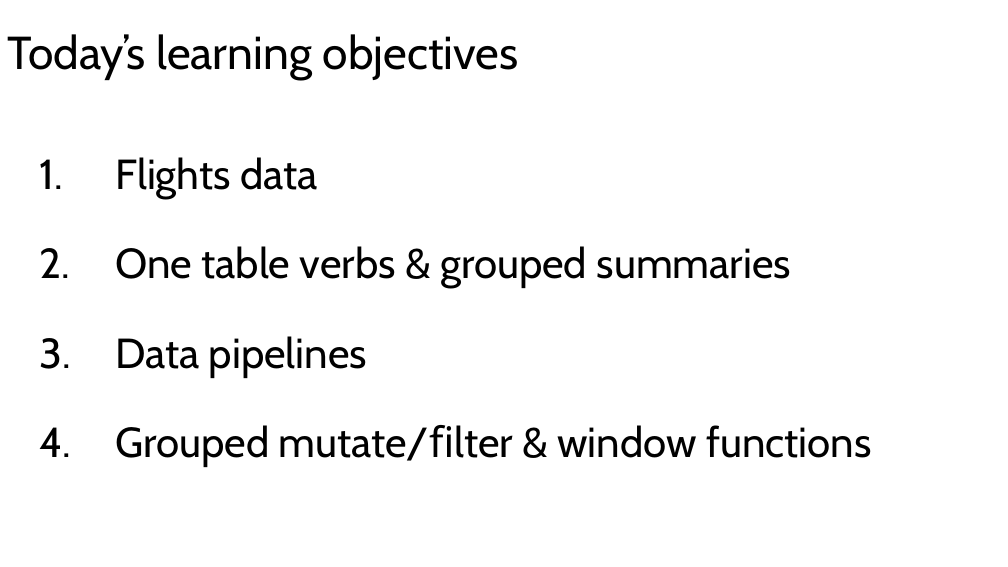
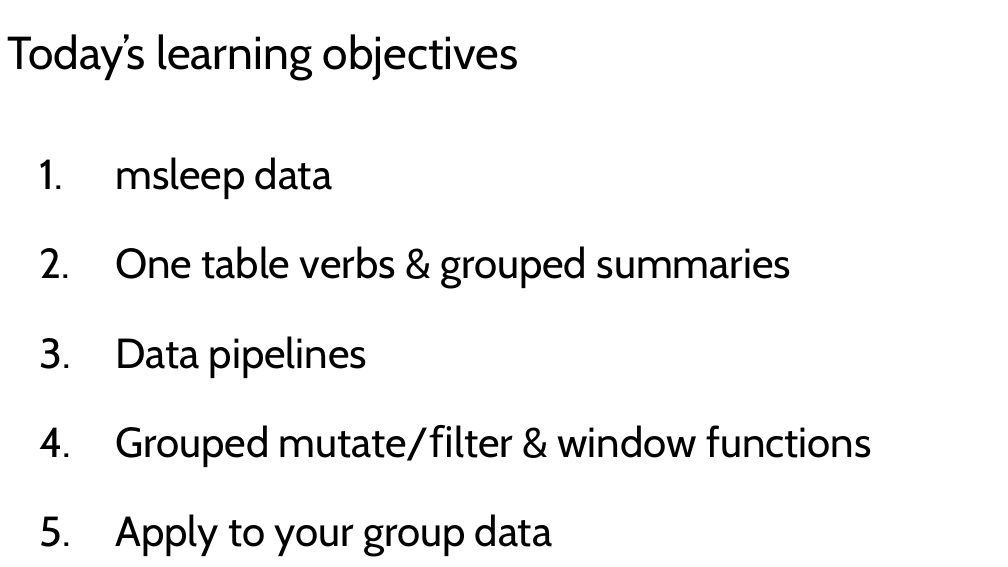
Before and after one commit to kris-wild/BIOL90041, a slide deck: slide 11 of Week_2/Workshop/Workshop_1.pptx. Drawn at 1008x567 pixels with LibreOffice and Linux fonts; fonts in the diff are those of the drawing. Boxes give left, top, right and bottom in pixels: in the first picture for what was removed or moved away, otherwise in the second. Text is boxed around its words. In the diff, an @@ line names an element or a change of style, - is before the commit and + after.

```diff
--- a/Week_2/Workshop/Workshop_1.pptx
+++ b/Week_2/Workshop/Workshop_1.pptx
@@ text at <box>115,157,332,199</box>: text changed @@
-1. Flights data
+1. msleep data
@@ text at <box>115,514,552,556</box>: paragraph added @@
+5. Apply to your group data
```
Also in this commit, not shown: 6 other files.
